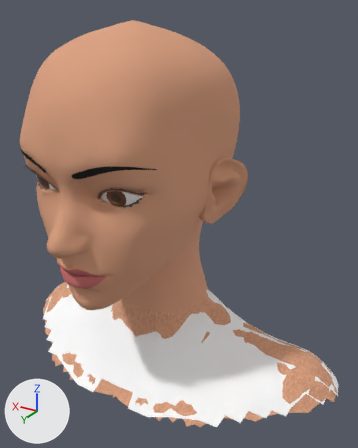
The Blender file art/female_face_keys.blend, before and after one commit.
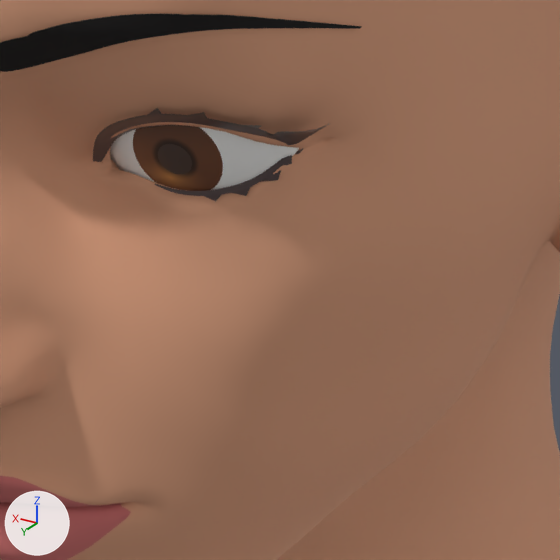
There are two pictures of each version: one whole from a camera (50 mm lens) standing at (-0.2217, 0.3422, 1.7078) and looking at (-0.0305, 0.0235, 1.5484), one close up on the part from 22% to 56% of the width and 36% to 64% of the height. Every picture has the same lights, and +X, +Y and +Z are marked at lower left. The first two pictures are the older version. Both versions are drawn at full value of the shape key 'Blink' of 'Lash_R'; the numbers are the values there.

In view in the first close-up: 'Brows', 'Eye_R', 'Face', 'Lash_R'.
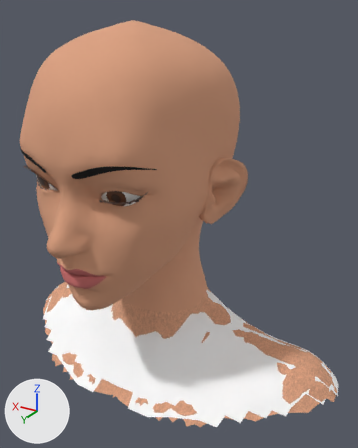
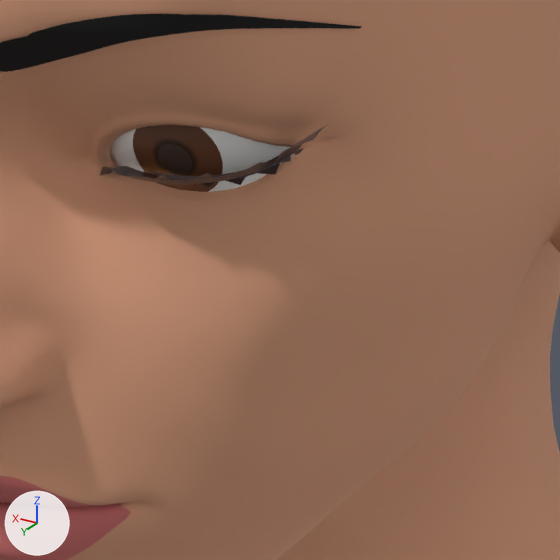
Boxes (x1, y1, x2, y2) around the edits, measured in the close-ups (560 x 560 px; the box of a moved part takes in the faces that stretch with it):
'Lash_R', reshaped (32% shorter): before (93, 108, 329, 201); after (100, 124, 329, 187)
part 1 of me_lash_r, moved or reshaped: before (154, 155, 292, 196); after (149, 155, 291, 180)
part 2 of me_lash_r, moved or reshaped: before (93, 108, 326, 201); after (100, 126, 326, 187)

The change in detail:
me_lash_r is used by ob_lash_r; location (0.0, 0.0, 0.0).
me_lash_r had 264 vertices, 189 faces and spanned x -0.0544..-0.018, y 0.0953..0.1121, z 1.5906..1.6068.
me_lash_r now has 264 vertices, 189 faces and spans x -0.0544..-0.018, y 0.0953..0.1117, z 1.5912..1.6039.
me_lash_r part 1: the loose piece of 32 vertices spanning x -0.0466..-0.0284, y 0.0969..0.1057, z 1.591..1.5973 is multiplied about its middle by the matrix ((1.0, 0.0, 0.0), (-0.168, 1.445, -0.024), (-0.341, 1.027, 1.139)), then moved by (0.0, 0.0007, 0.0014).
me_lash_r part 2: 209 of 264 vertices moved; they spanned x -0.0544..-0.018, y 0.0965..0.1121, z 1.5906..1.6068 and now span x -0.0544..-0.018, y 0.0967..0.1117, z 1.5912..1.6038; mean shift (0.0, -0.0002, -0.0028); largest move (-0.035, 0.1112, 1.6057) -> (-0.035, 0.1104, 1.5956).
